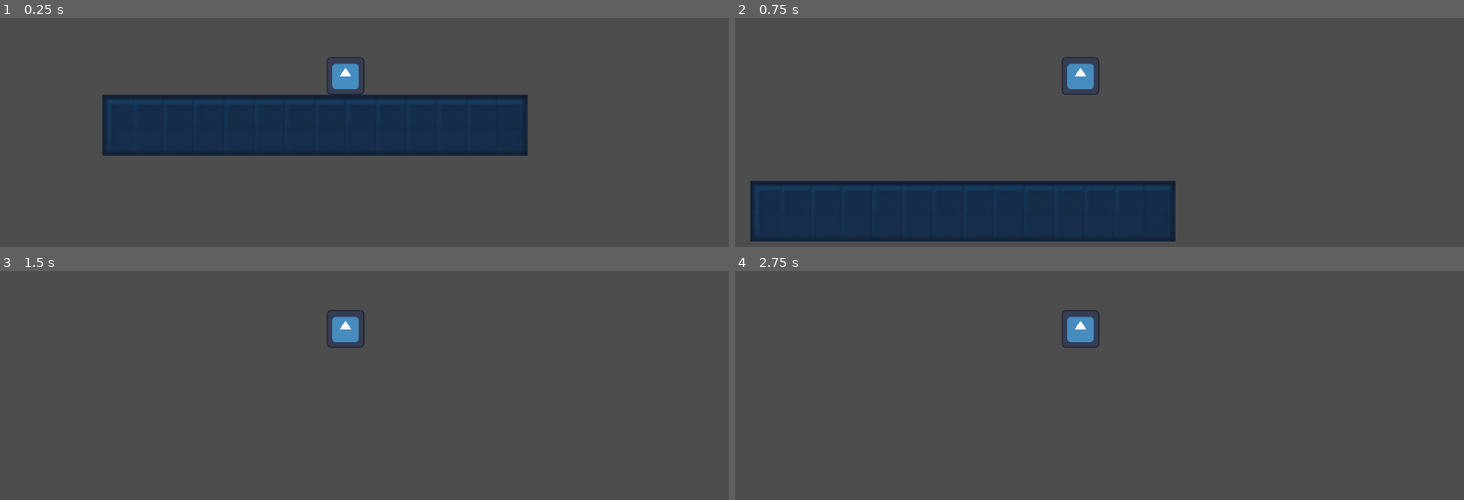
Above: before the commit, frames 1-4 (two rows, left to right).
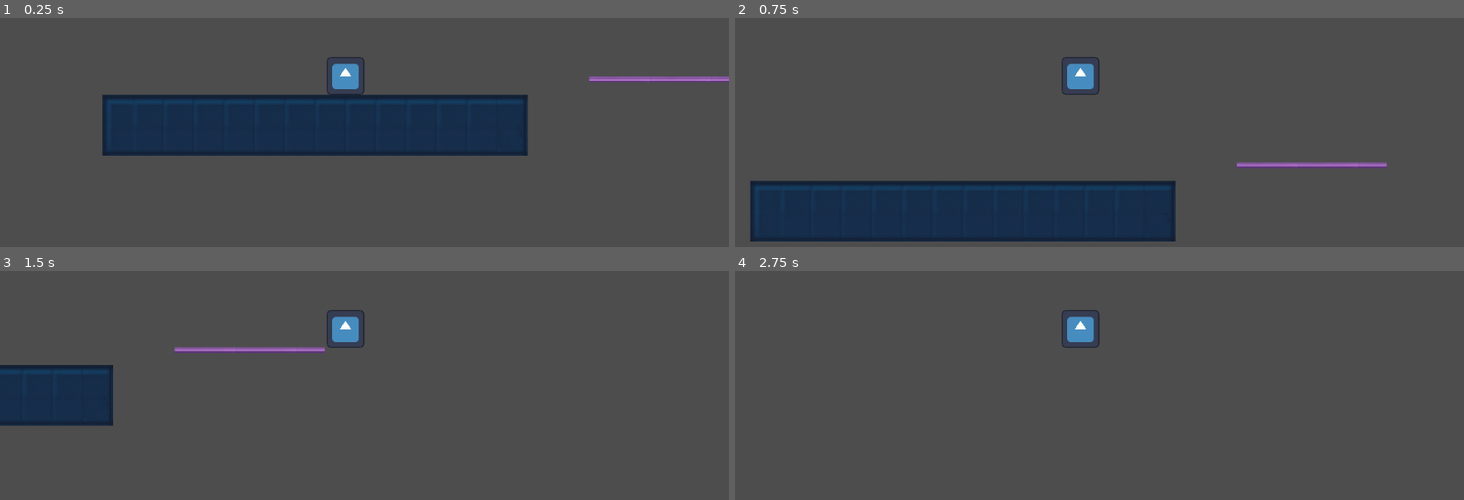
Above: after the commit, the same moments.

Repository: kartikeydino/Github_Project_Final_Prototype
Game: Godot game, scene res://scenes/game.tscn
Two runs of this game, one before a commit and one after it. Both use one fixed random seed, a clock stepped at 60 frames per second and the inputs below. The engine's default icon, where the game draws it, is replaced by a stand-in: a white triangle on a blue panel in a dark square.
Inputs:
- Up to frame 1 (0.25 s): no input
- Up to frame 2 (0.75 s): tap Enter (ui_accept) at 0.5 s; hold Right (ui_right) from 0.53 s (still down)
- Up to frame 3 (1.5 s): keep holding Right (ui_right); tap Enter (ui_accept) at 0.77 s
- Up to frame 4 (2.75 s): tap Enter (ui_accept) at 1.52, 2 s; release Right (ui_right) at 2.03 s; hold Left (ui_left) from 2.03 s (still down)

The runs differ from the first frame. In frame 1, 0.5% of the frame differs, in the area x 80-100%, y 25-28%; in frame 2, 0.6%; in frame 3, 4.7%, in the area x 0-45%, y 33-68%; in frame 4, nothing differs.

Commit message:
i added the purple platform
i split it into two tiles. one is 5 and the other is 6

Diff:
--- a/scenes/game.tscn
+++ b/scenes/game.tscn
@@ -783,16 +783,31 @@
 15:15/0/physics_layer_0/linear_velocity = Vector2(0, 0)
 15:15/0/physics_layer_0/angular_velocity = 0.0
 
+[sub_resource type="TileSetAtlasSource" id="TileSetAtlasSource_hp68q"]
+texture = ExtResource("1_evba4")
+texture_region_size = Vector2i(3, 3)
+8:32/size_in_atlas = Vector2i(5, 1)
+8:32/0 = 0
+8:32/0/physics_layer_0/linear_velocity = Vector2(0, 0)
+8:32/0/physics_layer_0/angular_velocity = 0.0
+8:32/0/physics_layer_0/polygon_0/points = PackedVector2Array(-6.22086, -0.708706, 8, -0.944941, 8, 1.41741, -6.22086, 1.41741)
+13:32/size_in_atlas = Vector2i(6, 1)
+13:32/0 = 0
+13:32/0/physics_layer_0/linear_velocity = Vector2(0, 0)
+13:32/0/physics_layer_0/angular_velocity = 0.0
+13:32/0/physics_layer_0/polygon_0/points = PackedVector2Array(-8, -0.866196, 8, -0.944941, 8, 1.41741, -8, 1.25992)
+
 [sub_resource type="TileSet" id="TileSet_3slev"]
 physics_layer_0/collision_layer = 1
 sources/1 = SubResource("TileSetAtlasSource_xryjt")
+sources/2 = SubResource("TileSetAtlasSource_hp68q")
 
 [node name="game" type="Node2D"]
 
 [node name="TileMap" type="TileMap" parent="."]
 tile_set = SubResource("TileSet_3slev")
 format = 2
-layer_0/tile_data = PackedInt32Array(65529, 131073, 3, 65530 …(421 unchanged characters)… 3, 1, 65539, 131073, 1, 65540, 131073, 1)
+layer_0/tile_data = PackedInt32Array(65529, 131073, 3, 65530 …(421 unchanged characters)… 3, 1, 65539, 131073, 1, 65540, 131073, 1, -65528, 524290, 32, -65527, 851970, 32, -65526, 524290, 32, -65525, 851970, 32, -65524, 524290, 32)
 
 [node name="Player" parent="." instance=ExtResource("2_stp4v")]
 position = Vector2(0, -10)
Not shown: 1 places in scenes/game.tscn that only renumber resources
